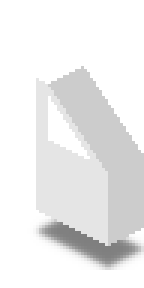
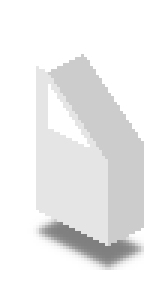
The second 144px x 288px image is a revision of the first. Changes to its layers:
painted on "Roof" over (39, 57, 81, 84)
renamed "Front copy #1" to "Front", painted on it over (48, 54, 144, 171)
painted on "Side" over (36, 66, 108, 171)
